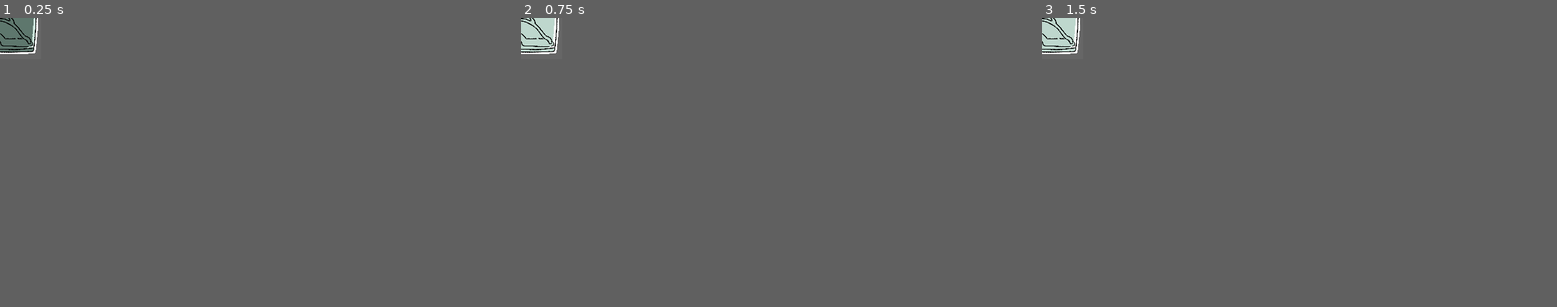
Above: before the commit, frames 1-3 (left to right).
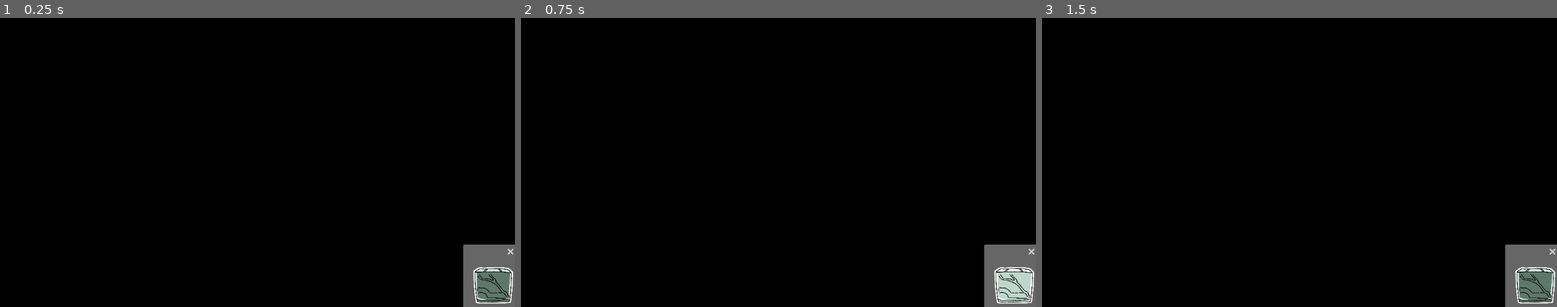
Above: after the commit, the same moments.

Repository: kayillustrations/Insectapet
Game: Godot game, scene res://windows/mini_habitat.tscn
Two runs of this game, one before a commit and one after it. Both use one fixed random seed, a clock stepped at 60 frames per second and the inputs below. The engine's default icon, where the game draws it, is replaced by a stand-in: a white triangle on a blue panel in a dark square.
Inputs (mouse positions are in pixels of both pictures, inside the frame that each line leads up to; where the layout moved, square brackets give the same spot in the first picture):
- Up to frame 1 (0.25 s): no input
- Up to frame 2 (0.75 s): click (562, 55) [531, 26] at 0.5 s
- Up to frame 3 (1.5 s): tap Enter at 1.25 s; move the mouse to (1072, 35) at 1.27 s; hold Right (Right) from 1.28 s (still down); tap Up (Up) at 1.35 s; click (1072, 35) at 1.42 s
In our replay, the window is 64x64 before the commit and 799x449 after it. These sizes can differ from the game's own. Grey fills any space a smaller window leaves; there, only what the larger window draws over its background counts as a difference.

The runs differ from the first frame. In frame 1, 3.2% of the frame differs, in the area x 0-100%, y 0-100%; in frame 2, 3.2%; in frame 3, 3.2%.

Commit message:
idk trying to get game to be in window

Diff:
--- a/games/dino_bug.gd
+++ b/games/dino_bug.gd
@@ -2,13 +2,12 @@
 
 const GRAVITY: int = 4000
 const JUMP_SPEED: int = -1000
-@onready var animation_player: AnimationPlayer = $BugModel.get_child(0).find_child("AnimationPlayer")
+@onready var animated_sprite : AnimatedSprite2D = self.find_child("AnimatedSprite2D")
 
 func _physics_process(delta):
+	if !get_parent().game_started:
+		return
 	velocity.y += GRAVITY * delta
-	if !get_parent().game_started:
-		animation_player.current_animation = "idle"
-		return
 	if is_on_floor():
 		$RunCollider.disabled = false
 		if Input.is_action_just_pressed("Up"):
@@ -16,17 +15,17 @@
 		elif Input.is_action_just_pressed("Down"):
 			Down()
 		else:
-			animation_player.current_animation = "move"
+			animated_sprite.animation = "move"
 
 	move_and_slide()
 
 func Up():
 	velocity.y = JUMP_SPEED
 	#play jump sound
-	animation_player.current_animation = "jump"
+	animated_sprite.animation = "jump"
 
 func Down():
-	animation_player.current_animation = "crouch"
+	animated_sprite.animation = "crouch"
 	$RunCollider.disabled = true
 	$CrouchCollider.disabled = false
 	pass
--- a/games/dino_bug.tscn
+++ b/games/dino_bug.tscn
@@ -1,30 +1,64 @@
-[gd_scene load_steps=5 format=3 uid="uid://bay2nhhvjeb7h"]
+[gd_scene load_steps=7 format=3 uid="uid://bay2nhhvjeb7h"]
 
 [ext_resource type="Script" uid="uid://bgaevh8fhtmsk" path="res://games/dino_bug.gd" id="1_78cuh"]
-[ext_resource type="PackedScene" uid="uid://bvl3aq3ig4k2t" path="res://bugs/stick_nymph.tscn" id="2_qy61d"]
+[ext_resource type="Texture2D" uid="uid://ccv6ryx87ktff" path="res://icon.svg" id="2_d11tc"]
+[ext_resource type="Texture2D" uid="uid://rwf1jiduqbqj" path="res://iconhover.svg" id="3_gveve"]
+
+[sub_resource type="SpriteFrames" id="SpriteFrames_mffq0"]
+animations = [{
+"frames": [],
+"loop": true,
+"name": &"crouch",
+"speed": 5.0
+}, {
+"frames": [{
+"duration": 1.0,
+"texture": ExtResource("2_d11tc")
+}, {
+"duration": 1.0,
+"texture": ExtResource("3_gveve")
+}],
+"loop": true,
+"name": &"idle",
+"speed": 5.0
+}, {
+"frames": [],
+"loop": true,
+"name": &"jump",
+"speed": 5.0
+}, {
+"frames": [],
+"loop": true,
+"name": &"move",
+"speed": 5.0
+}]
 
 [sub_resource type="CapsuleShape2D" id="CapsuleShape2D_qy61d"]
 radius = 19.0
-height = 82.0
+height = 40.0
 
 [sub_resource type="CapsuleShape2D" id="CapsuleShape2D_d11tc"]
 radius = 11.0
-height = 82.0
+height = 36.0
 
 [node name="Bug" type="CharacterBody2D"]
 script = ExtResource("1_78cuh")
 
 [node name="BugModel" type="Node2D" parent="."]
+position = Vector2(0, -19)
 scale = Vector2(0.3, 0.3)
 
-[node name="Stick_Nymph" parent="BugModel" instance=ExtResource("2_qy61d")]
+[node name="AnimatedSprite2D" type="AnimatedSprite2D" parent="BugModel"]
+sprite_frames = SubResource("SpriteFrames_mffq0")
+animation = &"idle"
+autoplay = "idle"
 
 [node name="RunCollider" type="CollisionShape2D" parent="."]
-position = Vector2(-4, -18)
+position = Vector2(0, -19)
 rotation = -1.5708
 shape = SubResource("CapsuleShape2D_qy61d")
 
 [node name="CrouchCollider" type="CollisionShape2D" parent="."]
-position = Vector2(-5, -10)
+position = Vector2(0, -11)
 rotation = -1.5708
 shape = SubResource("CapsuleShape2D_d11tc")
--- a/games/dino_game.gd
+++ b/games/dino_game.gd
@@ -11,7 +11,7 @@
 var air_heights: Array
 
 #VARS
-const BUG_START_POS = Vector2i(90,300)
+const BUG_START_POS = Vector2i(-200,0)
 const CAM_START_POS = Vector2i.ZERO
 const SPEED_START = 10
 const SPEED_MAX = 25
@@ -21,7 +21,7 @@
 var HUD
 var score_label: Label
 var highscore_label: Label
-var start_label: Label
+var start_label: RichTextLabel
 
 var score:int = 0
 var highschore:int = 0
@@ -29,6 +29,9 @@
 
 var has_been_config = false
 var game_started:bool = false
+
+func _ready() -> void:
+	$ParallaxBackground.visible = false
 
 func Activated():
 	if !has_been_config:
@@ -38,6 +41,8 @@
 		highscore_label = HUD.find_child("Highscore")
 		start_label = HUD.find_child("Start")
 		has_been_config = true
+	visible = true
+	$ParallaxBackground.visible = true
 	new_game()
 
 func new_game():
@@ -53,9 +58,11 @@
 
 	game_started = false
 	start_label.visible = true
-	Generate_Obj()
+	#Generate_Obj()
 
 func _process(delta):
+	if !visible:
+		return
 	if !game_started:
 		if Input.is_anything_pressed():
 			start_label.visible = false
--- a/games/dino_game.tscn
+++ b/games/dino_game.tscn
@@ -1,7 +1,8 @@
-[gd_scene load_steps=7 format=3 uid="uid://cje31o0utwy5y"]
+[gd_scene load_steps=8 format=3 uid="uid://cje31o0utwy5y"]
 
 [ext_resource type="Script" uid="uid://cmrfc2wr3gbfe" path="res://games/dino_game.gd" id="1_yuern"]
 [ext_resource type="PackedScene" uid="uid://bay2nhhvjeb7h" path="res://games/dino_bug.tscn" id="2_2eidp"]
+[ext_resource type="Texture2D" uid="uid://hvglhqegi230" path="res://art/placeholders/menu_buttons.png" id="2_v78br"]
 [ext_resource type="Texture2D" uid="uid://cyp6tcbl2hrfq" path="res://art/objects.png" id="3_v78br"]
 
 [sub_resource type="AtlasTexture" id="AtlasTexture_p50ye"]
@@ -18,23 +19,34 @@
 [node name="DinoGame" type="Node2D"]
 script = ExtResource("1_yuern")
 
-[node name="Ground2" type="StaticBody2D" parent="."]
-position = Vector2(285, 293)
+[node name="ParallaxBackground" type="ParallaxBackground" parent="."]
+layer = -1
+follow_viewport_enabled = true
 
-[node name="Under" type="Sprite2D" parent="Ground2"]
+[node name="ParallaxLayer" type="ParallaxLayer" parent="ParallaxBackground"]
+
+[node name="Sprite2D" type="Sprite2D" parent="ParallaxBackground/ParallaxLayer"]
+texture = ExtResource("2_v78br")
+
+[node name="ParallaxLayer2" type="ParallaxLayer" parent="ParallaxBackground"]
+
+[node name="Under" type="Sprite2D" parent="ParallaxBackground/ParallaxLayer2"]
 position = Vector2(0, 42)
 texture = SubResource("AtlasTexture_p50ye")
 flip_v = true
 
-[node name="Line" type="Sprite2D" parent="Ground2"]
+[node name="Line" type="Sprite2D" parent="ParallaxBackground/ParallaxLayer2"]
 scale = Vector2(1, 0.47)
 texture = SubResource("AtlasTexture_uu7im")
 
-[node name="CollisionShape2D" type="CollisionShape2D" parent="Ground2"]
+[node name="Ground" type="StaticBody2D" parent="."]
+
+[node name="CollisionShape2D" type="CollisionShape2D" parent="Ground"]
 position = Vector2(0, 38.5)
 shape = SubResource("RectangleShape2D_1ya7t")
 
 [node name="Bug" parent="." instance=ExtResource("2_2eidp")]
-position = Vector2(90, 300)
+position = Vector2(-100, 7)
+slide_on_ceiling = false
 
 [node name="Camera2D" type="Camera2D" parent="."]
--- a/project.godot
+++ b/project.godot
@@ -25,8 +25,6 @@
 
 [display]
 
-window/size/viewport_width=1
-window/size/viewport_height=1
 window/size/mode=1
 window/size/initial_position_type=0
 window/size/resizable=false
--- a/saves/save.cfg
+++ b/saves/save.cfg
@@ -6,19 +6,18 @@
 "MiniHabitat": Vector2i(2132, 1220)
 }
 current_stats={
-"Energy": 95,
-"Happiness": 43,
-"Hunger": 63,
+"Energy": 92,
+"Happiness": 34,
+"Hunger": 92,
 "Stage": 0,
 "XP": 0,
 "isHealthy": true
 }
 habitat_stats={
-"Cleanliness": 99,
-"Hydration": 99,
+"Cleanliness": 74,
+"Hydration": 56,
 "isBugReleased": false,
 "isLampOn": true
 }
 bug_color=Color(0.59859, 0.81, 0.5751, 1)
-current_path_location=0.592475
-food_given=Object(AtlasTexture,"resource_local_to_scene":false,"resource_name":"","atlas":Resource("res://art/food2.png"),"region":Rect2(600, 0, 600, 600),"margin":Rect2(0, 0, 0, 0),"filter_clip":false,"script":null)
+current_path_location=0.855104
--- a/ui/game.tscn
+++ b/ui/game.tscn
@@ -1,6 +1,7 @@
-[gd_scene load_steps=2 format=3 uid="uid://d3q7scku7fkcl"]
+[gd_scene load_steps=3 format=3 uid="uid://d3q7scku7fkcl"]
 
 [ext_resource type="Script" uid="uid://p85t021wdi0b" path="res://ui/game_inputs.gd" id="1_h517a"]
+[ext_resource type="PackedScene" uid="uid://cje31o0utwy5y" path="res://games/dino_game.tscn" id="2_rg8gd"]
 
 [node name="Game" type="ColorRect"]
 custom_minimum_size = Vector2(550, 330)
@@ -11,25 +12,16 @@
 grow_vertical = 2
 size_flags_horizontal = 4
 size_flags_vertical = 4
-color = Color(0.521141, 0.521141, 0.521141, 1)
+color = Color(0.52, 0.52, 0.52, 0)
 script = ExtResource("1_h517a")
 
-[node name="HUD" type="Control" parent="."]
-layout_mode = 1
-anchors_preset = 15
-anchor_right = 1.0
-anchor_bottom = 1.0
-offset_left = 20.0
-offset_top = 12.0
-offset_right = -15.0
-offset_bottom = -9.0
-grow_horizontal = 2
-grow_vertical = 2
+[node name="HUD" type="CanvasLayer" parent="."]
 
 [node name="HBoxContainer" type="HBoxContainer" parent="HUD"]
-layout_mode = 1
-offset_right = 198.0
-offset_bottom = 34.0
+offset_left = 19.0
+offset_top = 17.0
+offset_right = 217.0
+offset_bottom = 51.0
 size_flags_horizontal = 8
 size_flags_vertical = 8
 
@@ -44,12 +36,13 @@
 text = "####"
 
 [node name="HBoxContainer2" type="HBoxContainer" parent="HUD"]
-layout_mode = 1
 anchors_preset = 1
 anchor_left = 1.0
 anchor_right = 1.0
-offset_left = -264.0
-offset_bottom = 34.0
+offset_left = -271.0
+offset_top = 17.0
+offset_right = -7.0
+offset_bottom = 51.0
 grow_horizontal = 0
 size_flags_horizontal = 8
 size_flags_vertical = 8
@@ -65,7 +58,6 @@
 text = "####"
 
 [node name="Start" type="RichTextLabel" parent="HUD"]
-layout_mode = 1
 anchors_preset = 8
 anchor_left = 0.5
 anchor_top = 0.5
@@ -81,3 +73,6 @@
 bbcode_enabled = true
 text = "[pulse freq=1.0 color=#ffffff40 ease=-2.0]Press Any Button[/pulse]"
 horizontal_alignment = 1
+
+[node name="DinoGame" parent="." instance=ExtResource("2_rg8gd")]
+top_level = true
--- a/ui/game_inputs.gd
+++ b/ui/game_inputs.gd
@@ -1,13 +1,14 @@
 extends ColorRect
 
-const DINO_GAME = preload("res://games/dino_game.tscn")
-
+@onready var dino_game = $DinoGame
 var current_game
 
 func _ready() -> void:
 	for i in %GameButtons.children.size():
 		%GameButtons.children[i].connect("pressed",PressedButton.bind(%GameButtons.children[i].name))
-	visible=false
+	$HUD.visible = false
+	dino_game.visible = false
+	#snake_game.visible = false
 	pass
 
 func ActivateGame(b:bool):
@@ -15,10 +16,11 @@
 	visible = b
 	%MainButtons.visible = !b
 	%GameButtons.visible = b
-	if b == true:
-		var temp_game = DINO_GAME.instantiate()
-		add_child(temp_game)
-		current_game = temp_game #TODO: depending on bug category in future
+	if GameManager.current_bug.category == 0:
+		dino_game.Activated()
+	elif GameManager.current_bug.category == 1:
+		#snake
+		pass
 	#else:
 		#current_game.queue_free()
 	pass
--- a/windows/full_habitat.tscn
+++ b/windows/full_habitat.tscn
@@ -120,7 +120,7 @@
 tracks/3/type = "method"
 tracks/3/imported = false
 tracks/3/enabled = true
-tracks/3/path = NodePath("%Feeding")
+tracks/3/path = NodePath("../../../../SubViewportContainer/ScreenViewport/CanvasLayer/Screens/Feeding")
 tracks/3/interp = 1
 tracks/3/loop_wrap = true
 tracks/3/keys = {
@@ -183,7 +183,7 @@
 tracks/3/type = "method"
 tracks/3/imported = false
 tracks/3/enabled = true
-tracks/3/path = NodePath("%Feeding")
+tracks/3/path = NodePath("../../../../SubViewportContainer/ScreenViewport/CanvasLayer/Screens/Feeding")
 tracks/3/interp = 1
 tracks/3/loop_wrap = true
 tracks/3/keys = {
@@ -857,7 +857,6 @@
 
 [node name="SubViewportContainer" type="SubViewportContainer" parent="." index="1"]
 unique_name_in_owner = true
-visible = false
 material = SubResource("ShaderMaterial_gyogo")
 offset_left = 82.0
 offset_top = 429.0
@@ -870,9 +869,12 @@
 handle_input_locally = false
 gui_embed_subwindows = true
 size = Vector2i(550, 330)
-render_target_update_mode = 0
-
-[node name="Screens" type="ColorRect" parent="SubViewportContainer/ScreenViewport" index="0"]
+render_target_update_mode = 4
+
+[node name="CanvasLayer" type="CanvasLayer" parent="SubViewportContainer/ScreenViewport" index="0"]
+layer = -1
+
+[node name="Screens" type="ColorRect" parent="SubViewportContainer/ScreenViewport/CanvasLayer" index="0"]
 unique_name_in_owner = true
 anchors_preset = 15
 anchor_right = 1.0
@@ -881,7 +883,7 @@
 grow_vertical = 2
 color = Color(0.3536, 0.52, 0.42848, 0.94902)
 
-[node name="Feeding" parent="SubViewportContainer/ScreenViewport/Screens" index="0" instance=ExtResource("24_xey8i")]
+[node name="Feeding" parent="SubViewportContainer/ScreenViewport/CanvasLayer/Screens" index="0" instance=ExtResource("24_xey8i")]
 unique_name_in_owner = true
 layout_mode = 1
 offset_left = 0.0
@@ -890,7 +892,7 @@
 offset_bottom = 0.0
 scale = Vector2(1.1, 1.1)
 
-[node name="Cleaning" parent="SubViewportContainer/ScreenViewport/Screens" index="1" instance=ExtResource("24_gyogo")]
+[node name="Cleaning" parent="SubViewportContainer/ScreenViewport/CanvasLayer/Screens" index="1" instance=ExtResource("24_gyogo")]
 unique_name_in_owner = true
 visible = false
 layout_mode = 1
@@ -899,18 +901,19 @@
 script = ExtResource("27_dn25v")
 textures = Array[Texture2D]([SubResource("AtlasTexture_3ytqu"), SubResource("AtlasTexture_1gug7")])
 
-[node name="BugInfo" parent="SubViewportContainer/ScreenViewport/Screens" index="2" instance=ExtResource("16_6obml")]
+[node name="BugInfo" parent="SubViewportContainer/ScreenViewport/CanvasLayer/Screens" index="2" instance=ExtResource("16_6obml")]
 unique_name_in_owner = true
 visible = false
 layout_mode = 1
 scale = Vector2(1.1, 1.1)
 
-[node name="Shop" parent="SubViewportContainer/ScreenViewport/Screens" index="3" instance=ExtResource("32_lsfya")]
-unique_name_in_owner = true
-layout_mode = 1
-
-[node name="Game" parent="SubViewportContainer/ScreenViewport" index="1" instance=ExtResource("36_1gug7")]
-unique_name_in_owner = true
+[node name="Shop" parent="SubViewportContainer/ScreenViewport/CanvasLayer/Screens" index="3" instance=ExtResource("32_lsfya")]
+unique_name_in_owner = true
+layout_mode = 1
+
+[node name="Game" parent="SubViewportContainer/ScreenViewport/CanvasLayer" index="1" instance=ExtResource("36_1gug7")]
+unique_name_in_owner = true
+z_index = 1
 
 [node name="State Timer" type="Timer" parent="." index="2"]
 wait_time = 5.0
